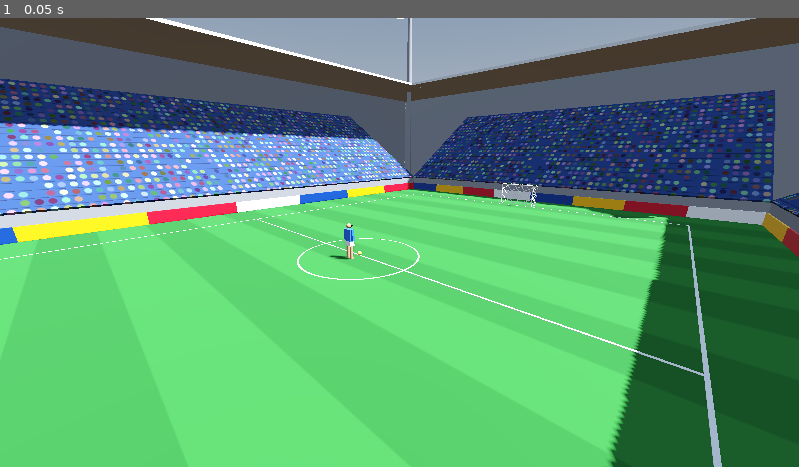
Above: before the commit, frame 1.
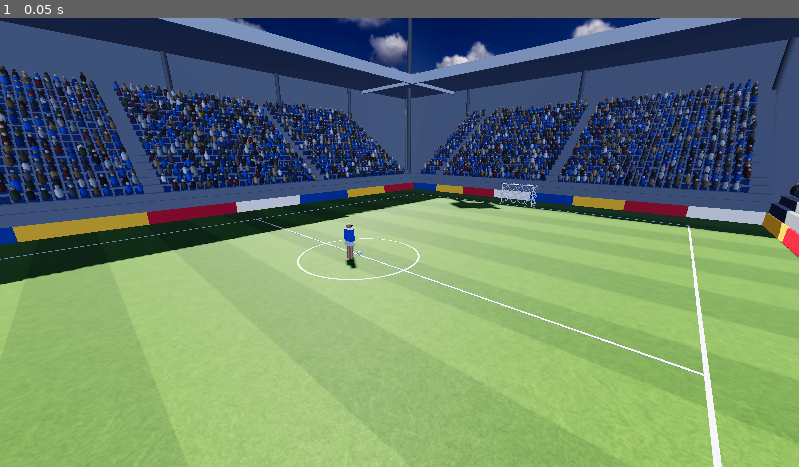
Above: after the commit, the same moment.

Repository: Nachiket115/footyiq
Game: Godot game, scene res://sim/match_world.tscn
Same seed, same stepped clock (60 frames per second), same inputs: the game is played once before the commit and once after it.
Inputs:
- Up to frame 1 (0.05 s): no input

The runs differ from the first frame. In frame 1, 92% of the frame differs, in the area x 0-100%, y 0-100%.

Commit message:
feat(sim): add realistic stadium, 3d crowd, textured grass and photo sky

Diff:
--- a/config/tuning.json
+++ b/config/tuning.json
@@ -39,8 +39,6 @@
 		"loft_angle_deg": 20.0
 	},
 	"visual": {
-		"pitch_color": "#2c7a2e",
-		"pitch_color_alt": "#246b27",
 		"mow_stripe_width": 2.5,
 		"pitch_margin": 30.0,
 		"line_color": "#f2f2f2",
@@ -50,19 +48,42 @@
 		"goal_color": "#ffffff",
 		"net_depth": 1.2,
 		"net_spacing": 0.12,
-		"ball_color": "#fff34d",
-		"team_colors": ["#2f6fde", "#d93a3a"],
+		"ball_color": "#f4f4f2",
+		"team_colors": [
+			"#2f6fde",
+			"#d93a3a"
+		],
 		"stripe_color": "#ffffff",
-		"stripe_size": [0.26, 0.3, 0.03],
+		"stripe_size": [
+			0.26,
+			0.3,
+			0.03
+		],
 		"visor_color": "#111111",
-		"visor_size": [0.2, 0.07, 0.1],
+		"visor_size": [
+			0.2,
+			0.07,
+			0.1
+		],
 		"body": {
-			"torso_size": [0.46, 0.6, 0.24],
+			"torso_size": [
+				0.46,
+				0.6,
+				0.24
+			],
 			"torso_height": 1.2,
-			"shorts_size": [0.44, 0.24, 0.25],
+			"shorts_size": [
+				0.44,
+				0.24,
+				0.25
+			],
 			"shorts_height": 0.8,
 			"shorts_color": "#f4f4f4",
-			"arm_size": [0.1, 0.55, 0.12],
+			"arm_size": [
+				0.1,
+				0.55,
+				0.12
+			],
 			"leg_radius": 0.08,
 			"leg_length": 0.72,
 			"leg_spacing": 0.12,
@@ -75,30 +96,116 @@
 			"height": 9.0,
 			"base_height": 1.6,
 			"wall_thickness": 0.3,
-			"roof_clearance": 4.0,
-			"roof_cover": 0.75,
-			"seat_color": "#27407a",
+			"row_depth": 0.8,
 			"seat_width": 0.55,
-			"row_depth": 0.8,
-			"occupancy": 0.85,
-			"concrete_color": "#8d9096",
-			"roof_color": "#d9dde2",
+			"seat_size": [
+				0.44,
+				0.42,
+				0.08
+			],
+			"seat_color": "#1d3a7a",
+			"aisle_every": 26,
+			"aisle_width": 2,
+			"roof_clearance": 4.5,
+			"roof_cover": 0.8,
+			"roof_color": "#c9cdd2",
+			"fascia_height": 1.2,
+			"fascia_color": "#e9ebee",
+			"column_spacing": 12.0,
+			"column_radius": 0.25,
+			"steel_color": "#5b6068",
 			"board_height": 0.9,
 			"board_thickness": 0.1,
 			"board_panels": 8,
-			"board_colors": ["#0b3d91", "#f2f2f2", "#c8102e", "#f5b700"],
+			"board_energy": 0.5,
+			"board_colors": [
+				"#0b3d91",
+				"#e8e8e8",
+				"#b01028",
+				"#e0a800"
+			],
 			"mast_radius": 0.35,
-			"mast_height": 26.0,
-			"lamp_size": [4.0, 2.5, 0.6],
-			"lamp_color": "#fff6d8"
+			"mast_height": 28.0,
+			"lamp_size": [
+				4.0,
+				2.5,
+				0.6
+			],
+			"lamp_color": "#fff6d8",
+			"lamp_energy": 2.0,
+			"crowd": {
+				"seed": 7,
+				"occupancy": 0.88,
+				"standing_share": 0.08,
+				"seated_lift": 0.12,
+				"standing_lift": 0.45,
+				"body_radius": 0.19,
+				"body_height": 0.62,
+				"head_radius": 0.105,
+				"size_min": 0.88,
+				"size_max": 1.08,
+				"jitter": 0.05,
+				"shade_min": 0.7,
+				"clothing_colors": [
+					"#1c1c1e",
+					"#2b2f3a",
+					"#3c4048",
+					"#5a5f66",
+					"#7d8288",
+					"#b9bbb8",
+					"#e6e6e2",
+					"#2f6fde",
+					"#2f6fde",
+					"#2f6fde",
+					"#1f3f8f",
+					"#7a2323",
+					"#3d5a3a",
+					"#8b6b3d",
+					"#c7a15a"
+				],
+				"skin_colors": [
+					"#f1c9a5",
+					"#e0ac84",
+					"#c68d62",
+					"#9b6a45",
+					"#6b4530"
+				]
+			},
+			"concrete_color": "#8e9298"
 		},
-		"ambient_energy": 0.8,
-		"sun_energy": 1.3,
-		"sun_angles_deg": [-55.0, 30.0],
-		"shadow_distance": 120.0
+		"ambient_energy": 0.7,
+		"sun_energy": 1.4,
+		"shadow_distance": 120.0,
+		"grass_maps": {
+			"color": "res://assets/textures/grass/grass005_color_1k.jpg",
+			"normal": "res://assets/textures/grass/grass005_normal_gl_1k.jpg",
+			"roughness": "res://assets/textures/grass/grass005_roughness_1k.jpg"
+		},
+		"grass_tint": "#b9d9a6",
+		"grass_tile_size": 2.0,
+		"mow_stripe_contrast": 0.14,
+		"sky_path": "res://assets/sky/kloofendal_48d_partly_cloudy_puresky_2k.hdr",
+		"sky_energy": 1.0,
+		"tonemap_white": 6.0,
+		"glow_intensity": 0.25,
+		"fog_density": 0.0012,
+		"sun_direction": [
+			0.3765,
+			0.741,
+			-0.5561
+		],
+		"sun_color": "#fff4e0"
 	},
 	"debug": {
-		"spectator_pos": [-9.0, 5.0, 11.0],
-		"spectator_target": [3.0, 0.0, 0.0]
+		"spectator_pos": [
+			-9.0,
+			5.0,
+			11.0
+		],
+		"spectator_target": [
+			3.0,
+			0.0,
+			0.0
+		]
 	}
 }
--- a/sim/meshes.gd
+++ b/sim/meshes.gd
@@ -4,6 +4,22 @@
 static func flat(color: String, roughness := 0.8) -> StandardMaterial3D:
 	var material := StandardMaterial3D.new()
 	material.albedo_color = Color(color)
+	material.roughness = roughness
+	return material
+
+
+static func glowing(color: String, energy: float) -> StandardMaterial3D:
+	var material := flat(color, 0.4)
+	material.emission_enabled = true
+	material.emission = Color(color)
+	material.emission_energy_multiplier = energy
+	return material
+
+
+static func instance_tinted(roughness: float) -> StandardMaterial3D:
+	var material := StandardMaterial3D.new()
+	material.vertex_color_use_as_albedo = true
+	material.vertex_color_is_srgb = true
 	material.roughness = roughness
 	return material
 
@@ -25,6 +41,22 @@
 	return instance
 
 
+static func add_many(parent: Node3D, mesh: Mesh, material: Material, transforms: Array[Transform3D], colors: Array[Color]) -> void:
+	var multimesh := MultiMesh.new()
+	multimesh.transform_format = MultiMesh.TRANSFORM_3D
+	multimesh.use_colors = true
+	multimesh.mesh = mesh
+	multimesh.instance_count = transforms.size()
+	for i in transforms.size():
+		multimesh.set_instance_transform(i, transforms[i])
+		multimesh.set_instance_color(i, colors[i])
+	var instance := MultiMeshInstance3D.new()
+	instance.multimesh = multimesh
+	instance.material_override = material
+	instance.cast_shadow = GeometryInstance3D.SHADOW_CASTING_SETTING_OFF
+	parent.add_child(instance)
+
+
 static func box(size: Vector3) -> BoxMesh:
 	var mesh := BoxMesh.new()
 	mesh.size = size
@@ -39,10 +71,21 @@
 	return mesh
 
 
-static func sphere(radius: float) -> SphereMesh:
+static func sphere(radius: float, segments := 32) -> SphereMesh:
 	var mesh := SphereMesh.new()
 	mesh.radius = radius
 	mesh.height = radius * 2.0
+	mesh.radial_segments = segments
+	mesh.rings = segments / 2
+	return mesh
+
+
+static func capsule(radius: float, height: float, segments: int) -> CapsuleMesh:
+	var mesh := CapsuleMesh.new()
+	mesh.radius = radius
+	mesh.height = height
+	mesh.radial_segments = segments
+	mesh.rings = 2
 	return mesh
 
 
--- a/sim/pitch_view.gd
+++ b/sim/pitch_view.gd
@@ -16,9 +16,13 @@
 	var ground := PlaneMesh.new()
 	ground.size = Vector2(length + v.pitch_margin * 2.0, width + v.pitch_margin * 2.0)
 	var grass := Meshes.shader(GRASS_SHADER, {
-		"color_a": Color(v.pitch_color as String),
-		"color_b": Color(v.pitch_color_alt as String),
+		"albedo_tex": load(v.grass_maps.color),
+		"normal_tex": load(v.grass_maps.normal),
+		"roughness_tex": load(v.grass_maps.roughness),
+		"tint": Color(v.grass_tint as String),
+		"tile_size": v.grass_tile_size,
 		"stripe_width": v.mow_stripe_width,
+		"stripe_contrast": v.mow_stripe_contrast,
 	})
 	Meshes.add(self, ground, grass, Vector3.ZERO)
 
@@ -65,22 +69,32 @@
 
 
 func _add_lighting(v: Dictionary) -> void:
+	var panorama := PanoramaSkyMaterial.new()
+	panorama.panorama = load(v.sky_path)
 	var sky := Sky.new()
-	sky.sky_material = ProceduralSkyMaterial.new()
+	sky.sky_material = panorama
 	var env := Environment.new()
 	env.background_mode = Environment.BG_SKY
 	env.sky = sky
+	env.background_energy_multiplier = v.sky_energy
 	env.ambient_light_source = Environment.AMBIENT_SOURCE_SKY
 	env.ambient_light_energy = v.ambient_energy
-	env.tonemap_mode = Environment.TONE_MAPPER_FILMIC
+	env.tonemap_mode = Environment.TONE_MAPPER_ACES
+	env.tonemap_white = v.tonemap_white
 	env.ssao_enabled = true
+	env.glow_enabled = true
+	env.glow_intensity = v.glow_intensity
+	env.fog_enabled = true
+	env.fog_density = v.fog_density
+	env.fog_aerial_perspective = 1.0
 	var world_env := WorldEnvironment.new()
 	world_env.environment = env
 	add_child(world_env)
 
 	var sun := DirectionalLight3D.new()
-	sun.rotation_degrees = Vector3(v.sun_angles_deg[0], v.sun_angles_deg[1], 0.0)
+	add_child(sun)
+	sun.look_at_from_position(Meshes.vec3(v.sun_direction), Vector3.ZERO)
+	sun.light_color = Color(v.sun_color as String)
 	sun.light_energy = v.sun_energy
 	sun.shadow_enabled = true
 	sun.directional_shadow_max_distance = v.shadow_distance
-	add_child(sun)
--- a/sim/shaders/crowd.gdshader
+++ /dev/null
@@ -1,29 +0,0 @@
-shader_type spatial;
-
-uniform vec3 seat_color : source_color;
-uniform float seat_width = 0.55;
-uniform float row_depth = 0.8;
-uniform float occupancy = 0.85;
-
-varying vec3 local_pos;
-
-float hash(vec2 p) {
-	return fract(sin(dot(p, vec2(127.1, 311.7))) * 43758.5453);
-}
-
-void vertex() {
-	local_pos = VERTEX;
-}
-
-void fragment() {
-	vec2 grid = vec2(local_pos.x / seat_width, local_pos.z / row_depth);
-	vec2 cell = floor(grid);
-	vec2 f = fract(grid);
-	float seated = step(hash(cell), occupancy);
-	vec3 hue = 0.5 + 0.5 * cos(6.28318 * (hash(cell + 17.0) + vec3(0.0, 0.33, 0.67)));
-	vec3 shirt = mix(vec3(hash(cell + 5.0)), hue, 0.35) * 0.75;
-	float person = 1.0 - smoothstep(0.28, 0.38, length(f - vec2(0.5, 0.55)));
-	float riser = smoothstep(0.0, 0.12, f.y);
-	ALBEDO = mix(seat_color * mix(0.6, 1.0, riser), shirt, seated * person);
-	ROUGHNESS = 0.9;
-}
--- a/sim/shaders/grass.gdshader
+++ b/sim/shaders/grass.gdshader
@@ -1,8 +1,13 @@
 shader_type spatial;
 
-uniform vec3 color_a : source_color;
-uniform vec3 color_b : source_color;
+uniform sampler2D albedo_tex : source_color, filter_linear_mipmap_anisotropic, repeat_enable;
+uniform sampler2D normal_tex : hint_normal, filter_linear_mipmap_anisotropic, repeat_enable;
+uniform sampler2D roughness_tex : hint_roughness_r, filter_linear_mipmap, repeat_enable;
+uniform vec3 tint : source_color = vec3(1.0);
+uniform float tile_size = 2.0;
+uniform float macro_scale = 0.07;
 uniform float stripe_width = 2.5;
+uniform float stripe_contrast = 0.14;
 
 varying vec3 world_pos;
 
@@ -11,9 +16,14 @@
 }
 
 void fragment() {
+	vec2 uv = world_pos.xz / tile_size;
 	float u = world_pos.x / (stripe_width * 2.0);
 	float wave = abs(fract(u) * 2.0 - 1.0);
 	float edge = fwidth(u) * 2.0;
-	ALBEDO = mix(color_a, color_b, smoothstep(0.5 - edge, 0.5 + edge, wave));
-	ROUGHNESS = 0.95;
+	float band = smoothstep(0.5 - edge, 0.5 + edge, wave);
+	float macro = texture(albedo_tex, uv * macro_scale).g;
+	vec3 base = texture(albedo_tex, uv).rgb * tint * (0.8 + macro * 0.5);
+	ALBEDO = base * (1.0 - stripe_contrast * band);
+	NORMAL_MAP = texture(normal_tex, uv).rgb;
+	ROUGHNESS = texture(roughness_tex, uv).r;
 }
--- a/sim/stadium_view.gd
+++ b/sim/stadium_view.gd
@@ -1,30 +1,37 @@
 extends Node3D
 
 const Meshes = preload("res://sim/meshes.gd")
-const CROWD_SHADER = preload("res://sim/shaders/crowd.gdshader")
+
+var _seat_xf: Array[Transform3D] = []
+var _seat_col: Array[Color] = []
+var _body_xf: Array[Transform3D] = []
+var _body_col: Array[Color] = []
+var _head_xf: Array[Transform3D] = []
+var _head_col: Array[Color] = []
 
 
 func _init(pitch: Dictionary, t: Dictionary) -> void:
 	var s: Dictionary = t.visual.stadium
+	var c: Dictionary = s.crowd
 	var half_l: float = pitch.length * 0.5 + s.gap
 	var half_w: float = pitch.width * 0.5 + s.gap
-	var crowd := Meshes.shader(CROWD_SHADER, {
-		"seat_color": Color(s.seat_color as String),
-		"seat_width": s.seat_width,
-		"row_depth": s.row_depth,
-		"occupancy": s.occupancy,
-	})
+	var concrete := Meshes.flat(s.concrete_color, 0.9)
+	var rng := RandomNumberGenerator.new()
+	rng.seed = int(c.seed)
+
 	for i in 4:
 		var along_x := i % 2 == 0
 		var stand := Node3D.new()
 		stand.rotation.y = i * PI * 0.5
 		add_child(stand)
-		_build_stand(stand, (half_l if along_x else half_w) * 2.0, half_w if along_x else half_l, s, crowd, i)
+		_build_stand(stand, (half_l if along_x else half_w) * 2.0, half_w if along_x else half_l, s, concrete, rng, i)
 
-	var mast := Meshes.flat(s.concrete_color)
-	var lamp := Meshes.flat(s.lamp_color)
-	lamp.emission_enabled = true
-	lamp.emission = Color(s.lamp_color as String)
+	Meshes.add_many(self, Meshes.box(Meshes.vec3(s.seat_size)), Meshes.instance_tinted(0.5), _seat_xf, _seat_col)
+	Meshes.add_many(self, Meshes.capsule(c.body_radius, c.body_height, 6), Meshes.instance_tinted(0.9), _body_xf, _body_col)
+	Meshes.add_many(self, Meshes.sphere(c.head_radius, 8), Meshes.instance_tinted(0.7), _head_xf, _head_col)
+
+	var mast := Meshes.flat(s.steel_color, 0.5)
+	var lamp := Meshes.glowing(s.lamp_color, s.lamp_energy)
 	for x_side in [-1.0, 1.0]:
 		for z_side in [-1.0, 1.0]:
 			var base := Vector3(x_side * (half_l + s.depth * 0.5), 0.0, z_side * (half_w + s.depth * 0.5))
@@ -33,24 +40,62 @@
 			head.look_at_from_position(head.position, Vector3.ZERO)
 
 
-func _build_stand(stand: Node3D, along: float, dist: float, s: Dictionary, crowd: Material, index: int) -> void:
+func _build_stand(stand: Node3D, along: float, dist: float, s: Dictionary, concrete: Material, rng: RandomNumberGenerator, index: int) -> void:
 	var depth: float = s.depth
-	var rise: float = s.height
 	var base_h: float = s.base_height
-	var concrete := Meshes.flat(s.concrete_color)
-	var boards: Array = s.board_colors
+	var rows := int(depth / s.row_depth)
+	var row_rise: float = s.height / rows
+	var seats := int(along / s.seat_width)
+	var seat_size := Meshes.vec3(s.seat_size)
 
 	Meshes.add(stand, Meshes.box(Vector3(along, base_h, s.wall_thickness)), concrete, Vector3(0.0, base_h * 0.5, dist + s.wall_thickness * 0.5))
+	var boards: Array = s.board_colors
 	var panel_w: float = along / s.board_panels
 	for p in int(s.board_panels):
-		var board := Meshes.flat(boards[(p + index) % boards.size()], 0.5)
-		var x: float = -along * 0.5 + panel_w * (p + 0.5)
-		Meshes.add(stand, Meshes.box(Vector3(panel_w, s.board_height, s.board_thickness)), board, Vector3(x, s.board_height * 0.5, dist - s.board_thickness * 0.5))
+		var board := Meshes.glowing(boards[(p + index) % boards.size()], s.board_energy)
+		var board_x: float = -along * 0.5 + panel_w * (p + 0.5)
+		Meshes.add(stand, Meshes.box(Vector3(panel_w, s.board_height, s.board_thickness)), board, Vector3(board_x, s.board_height * 0.5, dist - s.board_thickness * 0.5))
 
-	var slope := Meshes.add(stand, Meshes.box(Vector3(along, s.wall_thickness, Vector2(depth, rise).length())), crowd, Vector3(0.0, base_h + rise * 0.5, dist + depth * 0.5))
-	slope.rotation.x = -atan2(rise, depth)
+	for row in rows:
+		var top: float = base_h + (row + 1) * row_rise
+		var z: float = dist + s.wall_thickness + (row + 0.5) * s.row_depth
+		Meshes.add(stand, Meshes.box(Vector3(along, top, s.row_depth)), concrete, Vector3(0.0, top * 0.5, z))
+		for seat in seats:
+			if seat % int(s.aisle_every) < int(s.aisle_width):
+				continue
+			var x: float = -along * 0.5 + (seat + 0.5) * s.seat_width
+			_add_seat(stand.transform, Vector3(x, top, z), seat_size, s, rng)
 
-	var top: float = base_h + rise + s.roof_clearance
-	Meshes.add(stand, Meshes.box(Vector3(along + depth * 2.0, top, s.wall_thickness)), concrete, Vector3(0.0, top * 0.5, dist + depth))
+	var top_of_stand: float = base_h + s.height + s.roof_clearance
+	var back_z: float = dist + s.wall_thickness + depth
+	var span: float = along + depth * 2.0
+	Meshes.add(stand, Meshes.box(Vector3(span, top_of_stand, s.wall_thickness)), concrete, Vector3(0.0, top_of_stand * 0.5, back_z))
 	var roof_depth: float = depth * s.roof_cover
-	Meshes.add(stand, Meshes.box(Vector3(along + depth * 2.0, s.wall_thickness, roof_depth)), Meshes.flat(s.roof_color, 0.5), Vector3(0.0, top, dist + depth - roof_depth * 0.5))
+	var roof_front: float = back_z - roof_depth
+	Meshes.add(stand, Meshes.box(Vector3(span, s.wall_thickness, roof_depth)), Meshes.flat(s.roof_color, 0.4), Vector3(0.0, top_of_stand, back_z - roof_depth * 0.5))
+	Meshes.add(stand, Meshes.box(Vector3(span, s.fascia_height, s.wall_thickness)), Meshes.flat(s.fascia_color, 0.4), Vector3(0.0, top_of_stand, roof_front))
+	var steel := Meshes.flat(s.steel_color, 0.5)
+	var columns := int(along / s.column_spacing)
+	for col in columns + 1:
+		var col_x: float = -along * 0.5 + col * along / columns
+		Meshes.add(stand, Meshes.cylinder(s.column_radius, top_of_stand), steel, Vector3(col_x, top_of_stand * 0.5, back_z - s.column_radius * 2.0))
+
+
+func _add_seat(stand_xf: Transform3D, step: Vector3, seat_size: Vector3, s: Dictionary, rng: RandomNumberGenerator) -> void:
+	var c: Dictionary = s.crowd
+	var seat_pos := step + Vector3(0.0, seat_size.y * 0.5, s.row_depth * 0.3)
+	_seat_xf.append(stand_xf * Transform3D(Basis.IDENTITY, seat_pos))
+	_seat_col.append(Color(s.seat_color as String))
+	if rng.randf() > c.occupancy:
+		return
+	var size := rng.randf_range(c.size_min, c.size_max)
+	var lift: float = c.standing_lift if rng.randf() < c.standing_share else c.seated_lift
+	var feet := step + Vector3(rng.randf_range(-c.jitter, c.jitter), lift, 0.0)
+	var body_h: float = c.body_height * size
+	_body_xf.append(stand_xf * Transform3D(Basis.IDENTITY.scaled(Vector3.ONE * size), feet + Vector3.UP * body_h * 0.5))
+	var clothes: Array = c.clothing_colors
+	var shade := rng.randf_range(c.shade_min, 1.0)
+	_body_col.append(Color(clothes[rng.randi() % clothes.size()] as String) * Color(shade, shade, shade))
+	_head_xf.append(stand_xf * Transform3D(Basis.IDENTITY.scaled(Vector3.ONE * size), feet + Vector3.UP * (body_h + c.head_radius * size * 0.7)))
+	var skins: Array = c.skin_colors
+	_head_col.append(Color(skins[rng.randi() % skins.size()] as String))
Binary file added: assets/sky/kloofendal_48d_partly_cloudy_puresky_2k.hdr
Not shown, added: assets/sky/kloofendal_48d_partly_cloudy_puresky_2k.hdr.import
Binary file added: assets/textures/grass/grass005_color_1k.jpg
Not shown, added: assets/textures/grass/grass005_color_1k.jpg.import
Binary file added: assets/textures/grass/grass005_normal_gl_1k.jpg
Not shown, added: assets/textures/grass/grass005_normal_gl_1k.jpg.import
Binary file added: assets/textures/grass/grass005_roughness_1k.jpg
Not shown, added: assets/textures/grass/grass005_roughness_1k.jpg.import
Not shown, added: assets/CREDITS.md
